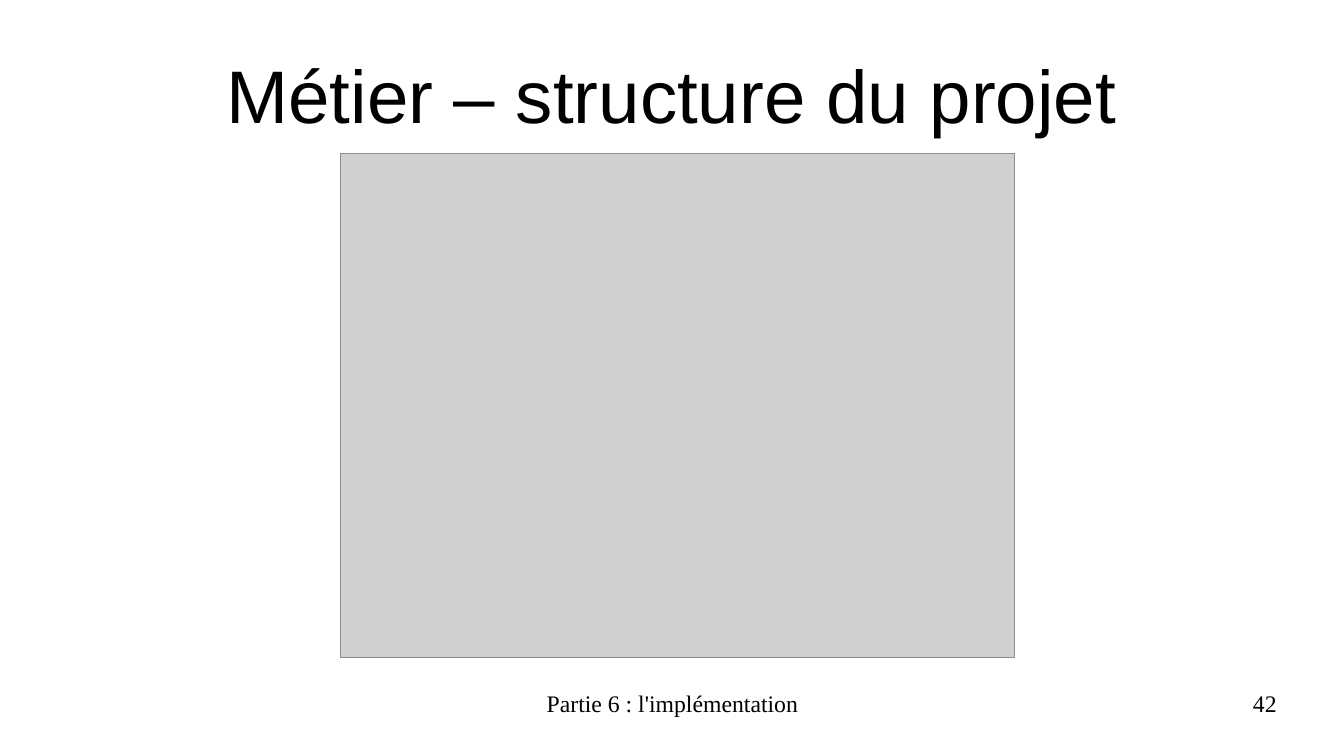
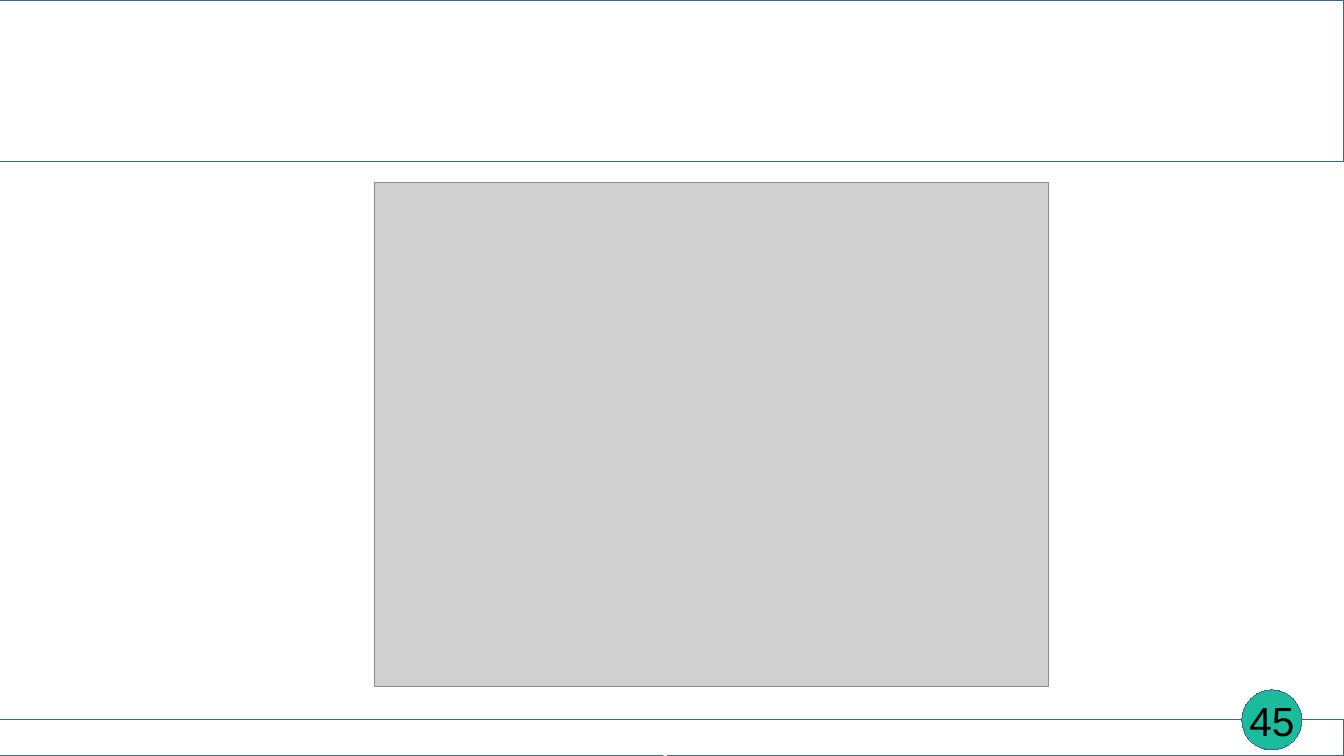
Before and after one commit to EmmaBroudic/Projet-Nooky, a slide deck: slide 45 of doc/Nooky4.odp (slide 42 before the commit). Drawn at 1344x756 pixels with LibreOffice and Linux fonts; fonts in the diff are those of the drawing; grey boxes stand for pictures. Boxes give left, top, right and bottom in pixels: in the first picture for what was removed or moved away, otherwise in the second. Text is boxed around its words. In the diff, an @@ line names an element or a change of style, - is before the commit and + after.

Commit message:
avancée dossier projet et slides

```diff
--- a/doc/Nooky4.odp
+++ b/doc/Nooky4.odp
@@ rectangle added at <box>0,0,1344,162</box>, outline #3465A4 0 pt @@
@@ title removed at <box>226,68,1116,137</box> @@
-Métier – structure du projet
@@ picture: place and size @@
-picture at <box>341,154,1016,657</box>
+picture at <box>374,183,1049,687</box>
@@ ellipse added at <box>1243,690,1303,750</box>, fill #1ABC9C, outline #3465A4 0 pt @@
@@ page number added at <box>1249,708,1294,743</box>, 24 pt, text #000000 @@
+45
@@ page number removed at <box>1253,696,1277,712</box> @@
-42
@@ rectangle added at <box>0,721,1344,756</box>, outline #3465A4 0 pt @@
@@ text at <box>487,755,856,756</box>: text changed; size 14 to 18 pt; font Times New Roman to Karla; text colour #000000 to #FFFFFF; bold on @@
-Partie 6 : l'implémentation
+Partie 6 : Implémentation
```
Also in this commit, not shown: 68 other slides changed, 9 slides added, 2 slides removed, 16 other files.
